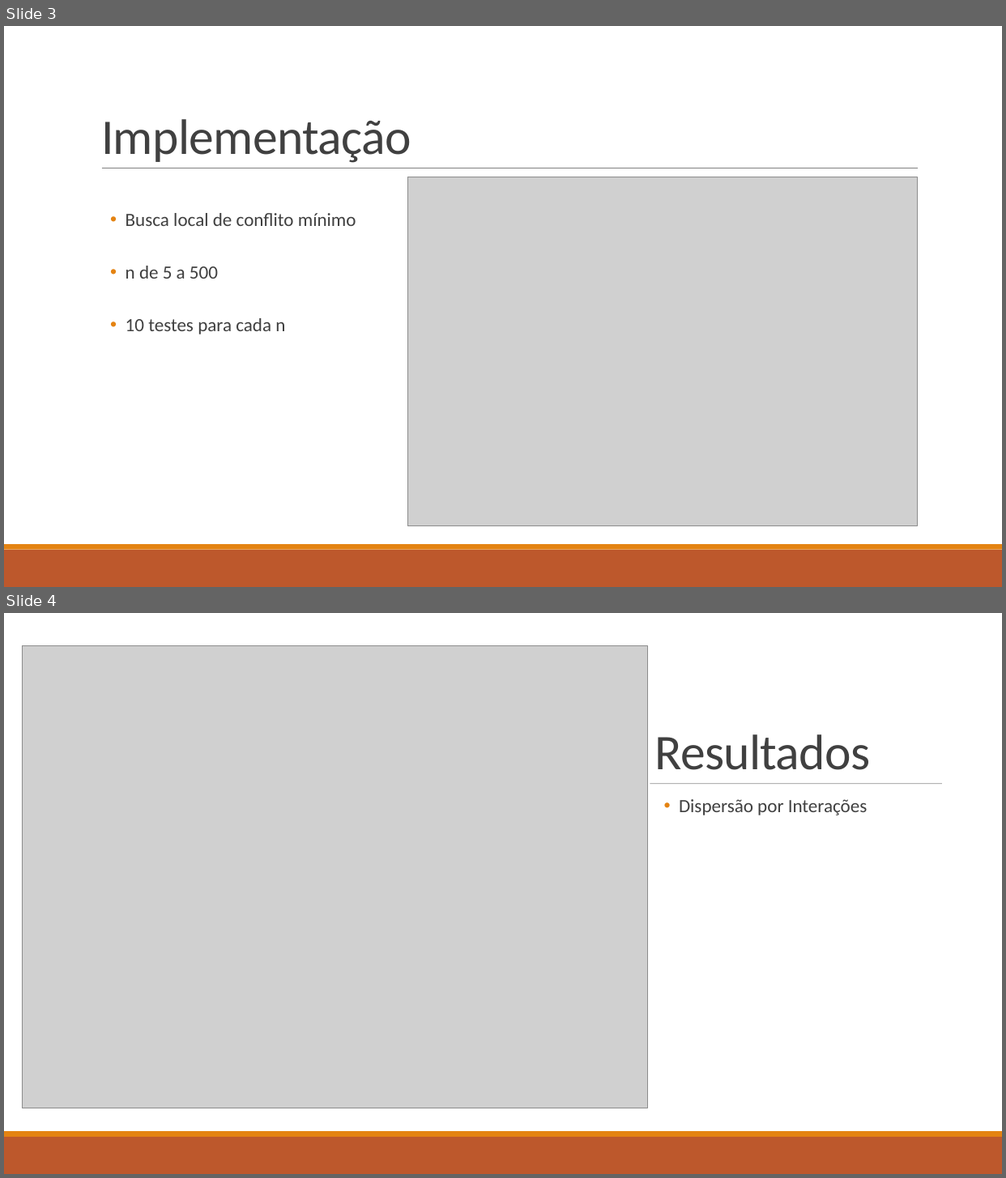
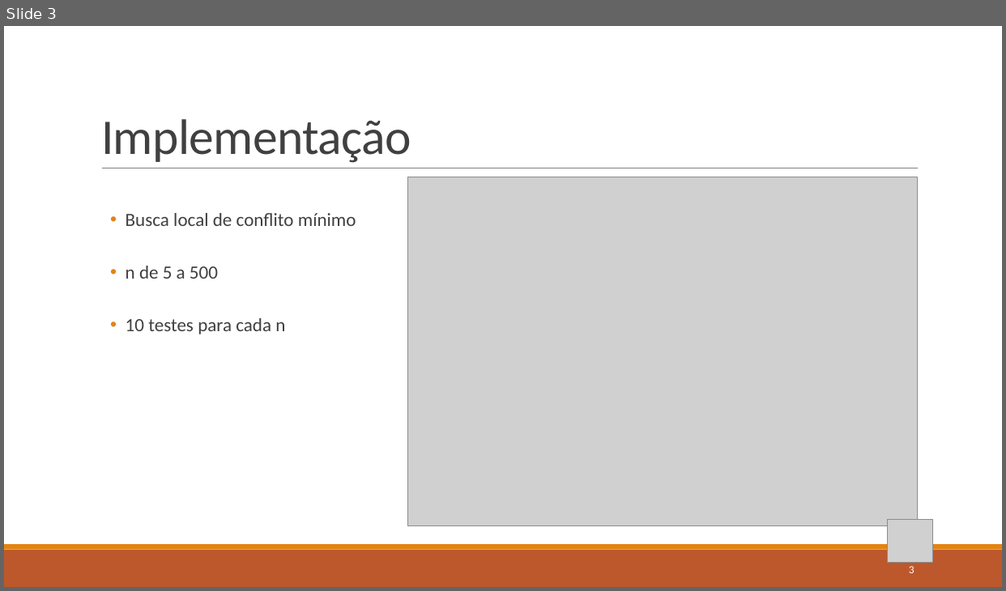
Before and after one commit to BeholderDEV/discretequeensproblem, a slide deck: N-Queens Problem Complexidade.pptx. Shown one above the other, each under a label of ours: slides 3 and 4 before the commit, slide 3 after it. The pictures are 1006x1178 and 1006x591 pixels, drawn with LibreOffice and Linux fonts; fonts in the diff are those of the drawing; grey boxes stand for pictures. Boxes give left, top, right and bottom in pixels: in the first picture for what was removed or moved away, otherwise in the second. Text is boxed around its words. In the diff, an @@ line names an element or a change of style, - is before the commit and + after.

```diff
--- a/N-Queens Problem Complexidade.pptx
+++ b/N-Queens Problem Complexidade.pptx
@@ slide 4 removed at bbox=[4, 613, 1002, 1174], background #FFFFFF @@
@@ rectangle removed at bbox=[4, 613, 1002, 1131] @@
@@ picture removed at bbox=[23, 645, 648, 1108] @@
@@ title removed at bbox=[654, 735, 870, 770] @@
-Resultados
@@ line removed from (650, 784) to (942, 784) @@
@@ text removed at bbox=[679, 799, 867, 815] @@
-  • Dispersão por Interações
@@ rectangle removed at bbox=[4, 1137, 1002, 1174] @@
@@ rectangle removed at bbox=[4, 1131, 1002, 1137] @@
@@ slide 3 changed as well @@
@@ picture added at bbox=[889, 520, 934, 563] @@
@@ page number added at bbox=[909, 566, 914, 574], 10.5 pt, text #FFFFFF @@
+3
```
Also in this commit, not shown: 5 other slides changed, 2 slides added, 9 other files.
